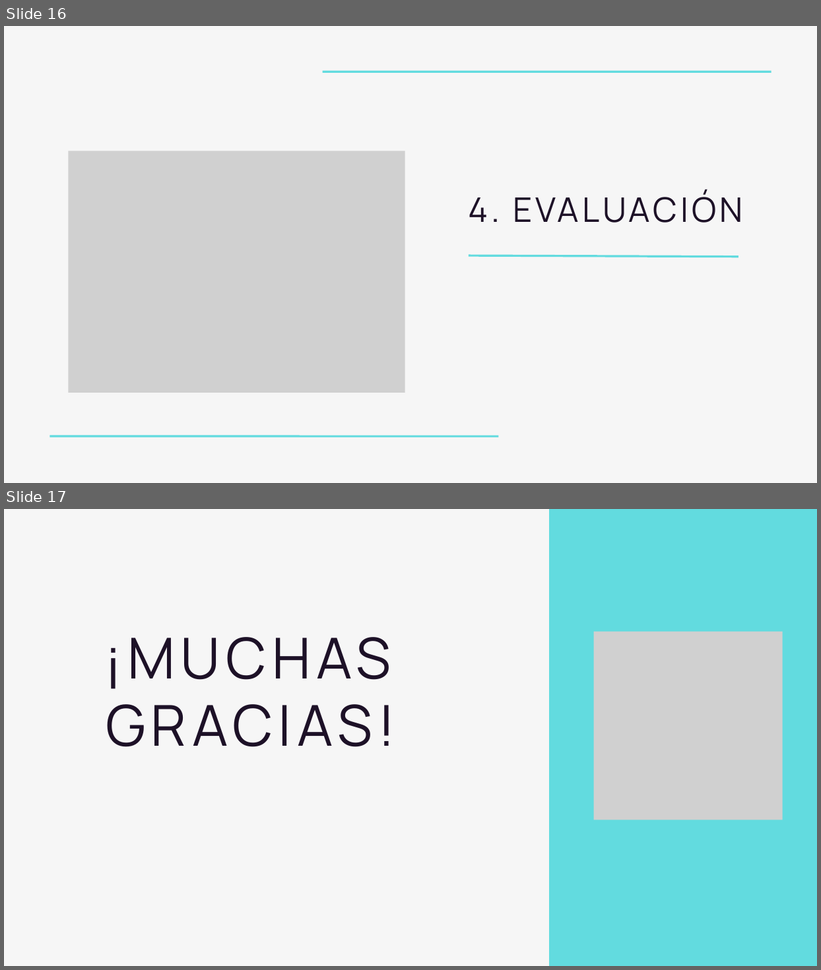
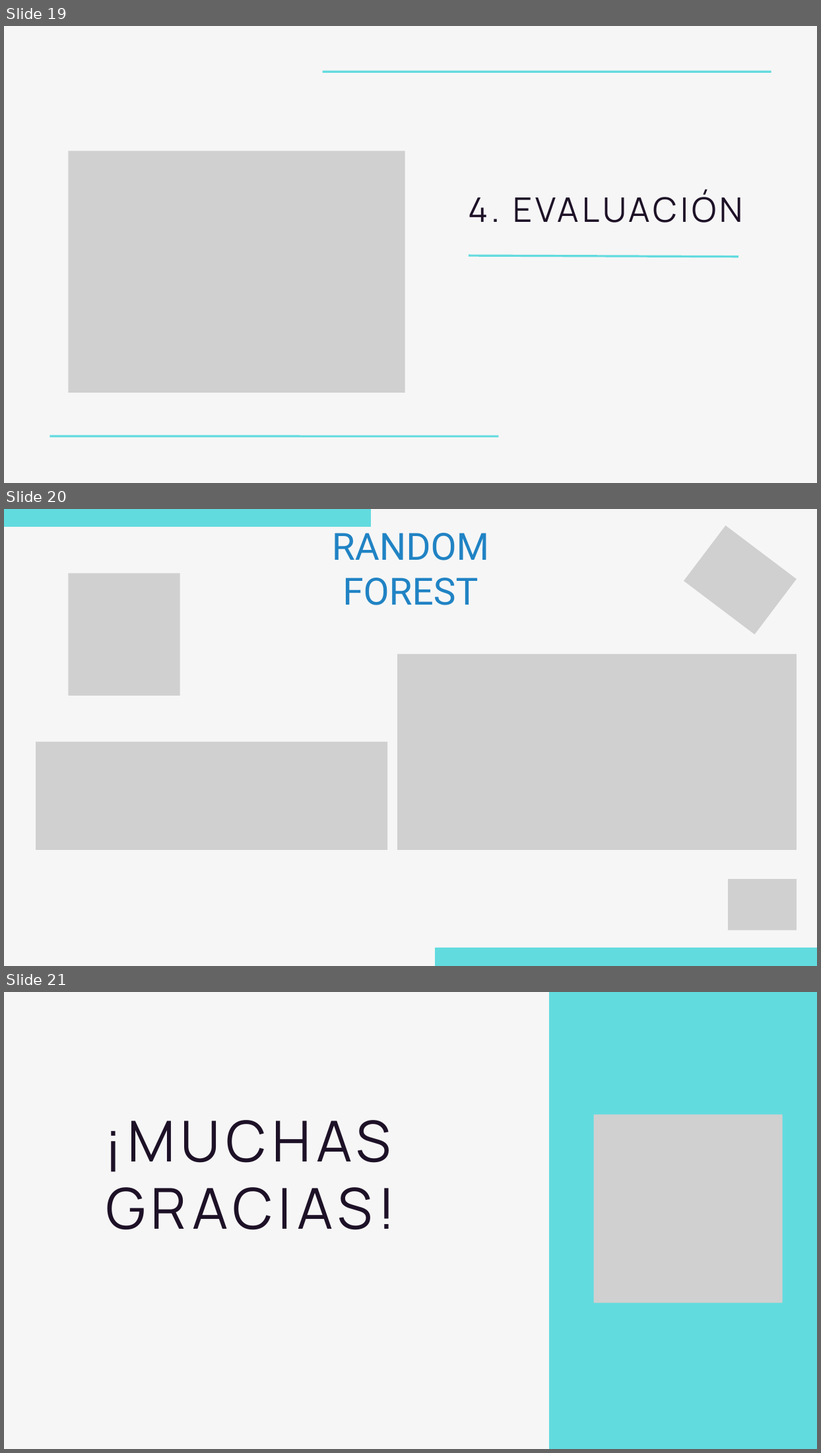
Before and after one commit to Vihelmet/Analisis_calidad_vino_blanco_ML, a slide deck: docs/Presentación técnica_VSS.pptx. Shown one above the other, each under a label of ours: slides 16 and 17 before the commit, slides 19, 20 and 21 after it. The pictures are 821x970 and 821x1453 pixels, drawn with LibreOffice and Linux fonts; fonts in the diff are those of the drawing; grey boxes stand for pictures. Boxes give left, top, right and bottom in pixels: in the first picture for what was removed or moved away, otherwise in the second. Text is boxed around its words. In the diff, an @@ line names an element or a change of style, - is before the commit and + after.

```diff
--- a/docs/Presentación técnica_VSS.pptx
+++ b/docs/Presentación técnica_VSS.pptx
@@ slide 20 added at [4, 509, 817, 966], background #F6F6F6 @@
@@ freeform shape added at [4, 509, 371, 527], fill #62DBDF @@
@@ text added at [332, 525, 489, 605], 66.4 pt, text #2083C4 @@
+RANDOM
+FOREST
@@ picture added at [684, 525, 797, 634] @@
@@ picture added at [68, 573, 180, 696] @@
@@ picture added at [397, 654, 797, 850] @@
@@ picture added at [36, 742, 388, 850] @@
@@ picture added at [728, 879, 797, 931] @@
@@ freeform shape added at [434, 948, 817, 966], fill #62DBDF @@
@@ what was slide 16 is now slide 19 @@
@@ what was slide 17 is now slide 21 @@
```
Also in this commit, not shown: 1 slide changed, 5 other slides added, 2 slides removed, 1 other file.
